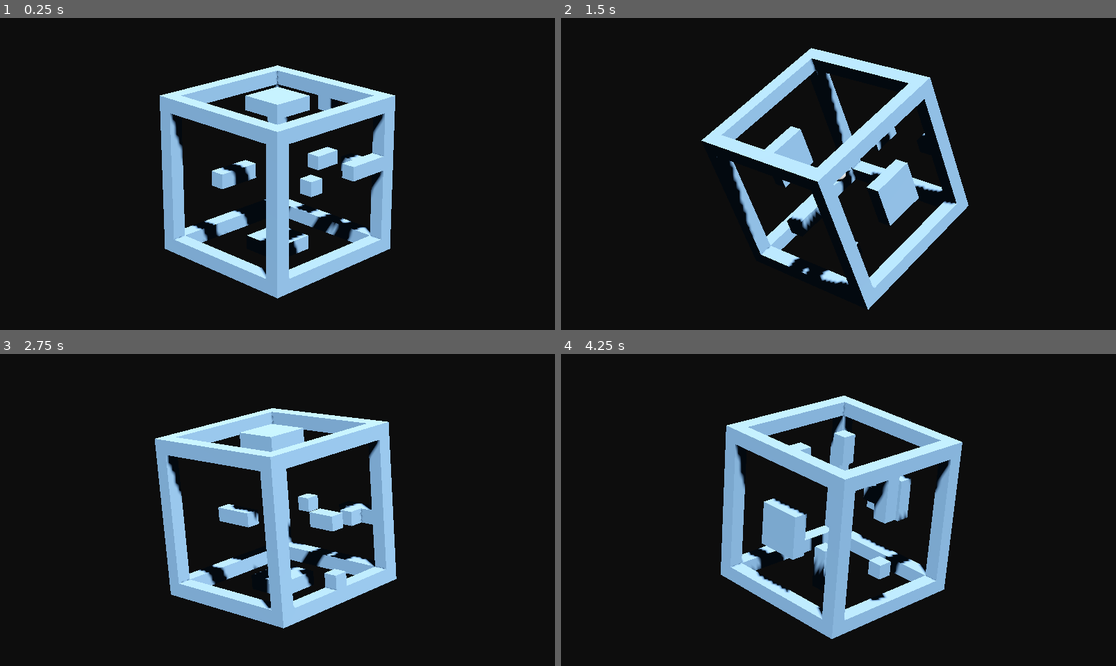
Above: before the commit, frames 1-4 (two rows, left to right).
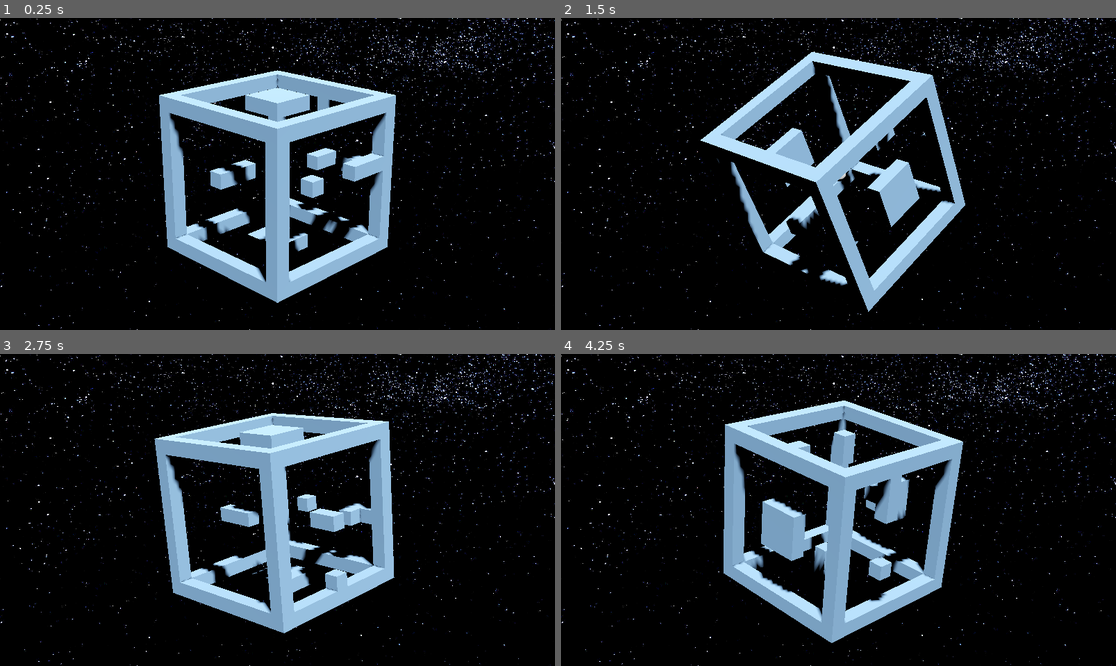
Above: after the commit, the same moments.

Repository: TheNickOfTime/design-challenge-nov
Game: Godot game, scene res://Scenes/puzzle_box_test.tscn
Same seed, same stepped clock (60 frames per second), same inputs: the game is played once before the commit and once after it.
Inputs (mouse positions are in pixels of both pictures, inside the frame that each line leads up to):
- Up to frame 1 (0.25 s): no input
- Up to frame 2 (1.5 s): tap Enter at 0.5 s; move the mouse to (960, 158) at 0.52 s; hold D (rotate_cube_right) 0.53-1.28 s; hold Up (rotate_cube) 0.53-1.28 s; click (960, 158) at 0.67 s; move the mouse to (727, 189) at 1.27 s; hold S (rotate_cube_down) from 1.28 s (still down); tap Up (rotate_cube) at 1.35 s
- Up to frame 3 (2.75 s): move the mouse to (333, 441) at 2.02 s; release S (rotate_cube_down) at 2.03 s; hold D (rotate_cube_right) from 2.03 s (still down); hold Up (rotate_cube) from 2.03 s (still down)
- Up to frame 4 (4.25 s): move the mouse to (810, 572) at 2.77 s; release D (rotate_cube_right) at 2.78 s; release Up (rotate_cube) at 2.78 s; hold W (rotate_cube_up) 2.78-3.53 s; tap Up (rotate_cube) at 2.85 s; click (810, 572) at 2.92 s; move the mouse to (1005, 556) at 3.52 s; hold A (rotate_cube_left) from 3.53 s (still down); hold Up (rotate_cube) from 3.53 s (still down)

The runs differ from the first frame. In frame 1, 4.8% of the frame differs, in the area x 0-100%, y 0-100%; in frame 2, 3.7%; in frame 3, 4.7%; in frame 4, 4.7%.

Commit message:
Adding star skybox

Diff:
--- a/Scenes/puzzle_box_test.tscn
+++ b/Scenes/puzzle_box_test.tscn
@@ -1,23 +1,25 @@
 [gd_scene load_steps=10 format=3 uid="uid://w8imssnhdjig"]
 
+[ext_resource type="Material" uid="uid://d26unq8uckvjy" path="res://Shaders/space_skybox.tres" id="1_8s33p"]
 [ext_resource type="Script" path="res://Scripts/PuzzleBox.gd" id="1_f23ct"]
 [ext_resource type="Script" path="res://Scripts/PuzzleBoxCamera.gd" id="2_3wgyy"]
 [ext_resource type="PackedScene" uid="uid://c0esqjhu7aanc" path="res://Scenes/puzzle_box_player.tscn" id="2_201jb"]
 [ext_resource type="ArrayMesh" uid="uid://dg6q6wowk2sod" path="res://Geometry/cube_test.obj" id="3_6wrra"]
 
-[sub_resource type="ProceduralSkyMaterial" id="ProceduralSkyMaterial_pxw3g"]
-sky_horizon_color = Color(0.64625, 0.65575, 0.67075, 1)
-ground_horizon_color = Color(0.64625, 0.65575, 0.67075, 1)
-
-[sub_resource type="Sky" id="Sky_p6hvu"]
-sky_material = SubResource("ProceduralSkyMaterial_pxw3g")
+[sub_resource type="Sky" id="Sky_lihpv"]
+sky_material = ExtResource("1_8s33p")
 
 [sub_resource type="Environment" id="Environment_iay8a"]
-background_mode = 1
-background_color = Color(0.05, 0.05, 0.05, 1)
-sky = SubResource("Sky_p6hvu")
+background_mode = 2
+background_color = Color(1, 1, 1, 1)
+background_energy_multiplier = 6.0
+sky = SubResource("Sky_lihpv")
+sky_custom_fov = 50.0
 tonemap_mode = 2
+ssao_enabled = true
 sdfgi_enabled = true
+sdfgi_use_occlusion = true
+fog_sky_affect = 0.0
 
 [sub_resource type="BoxShape3D" id="BoxShape3D_xbf01"]
 size = Vector3(1.1, 1.1, 1.1)
@@ -61,8 +63,8 @@
 script = ExtResource("2_3wgyy")
 
 [node name="Camera3D" type="Camera3D" parent="CameraPivot"]
-transform = Transform3D(1, 0, 0, 0, 1, 0, 0, 0, 1, 0, 0, 8)
-fov = 15.0
+transform = Transform3D(1, 0, 0, 0, 1, 0, 0, 0, 1, 0, 0, 5)
+fov = 24.0
 size = 3.0
 
 [connection signal="body_shape_exited" from="PuzzleBox" to="PuzzleBox" method="_on_body_shape_exited"]
--- /dev/null
+++ b/Shaders/space_skybox.tres
@@ -0,0 +1,6 @@
+[gd_resource type="PanoramaSkyMaterial" load_steps=2 format=3 uid="uid://d26unq8uckvjy"]
+
+[ext_resource type="Texture2D" uid="uid://c5w07i0fweov8" path="res://Textures/stars.jpg" id="1_cm3pe"]
+
+[resource]
+panorama = ExtResource("1_cm3pe")
Not shown, added: Textures/milkyway.jpg.import
Binary file added: Textures/stars.jpg
Not shown, added: Textures/stars.jpg.import
Not shown, added: Textures/milkyway.jpg
